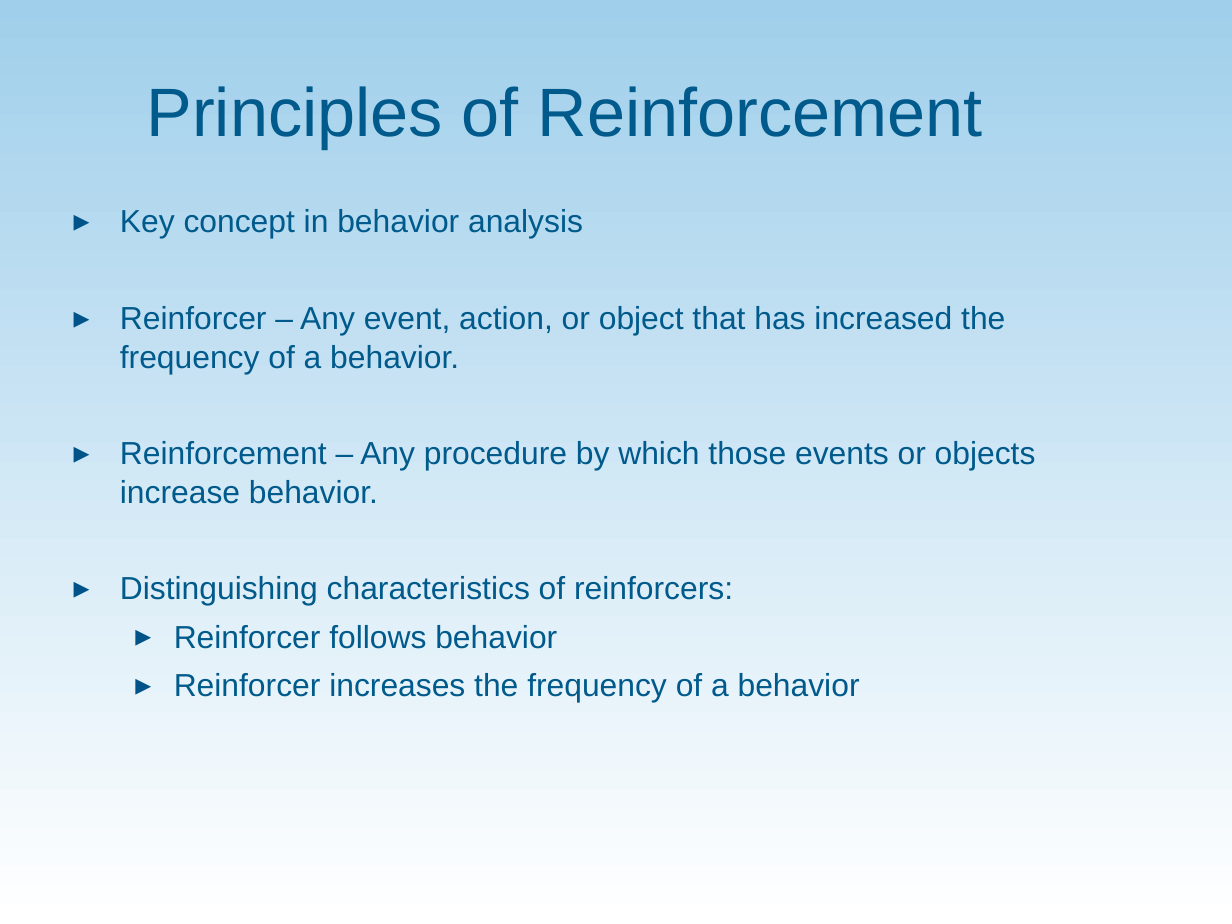
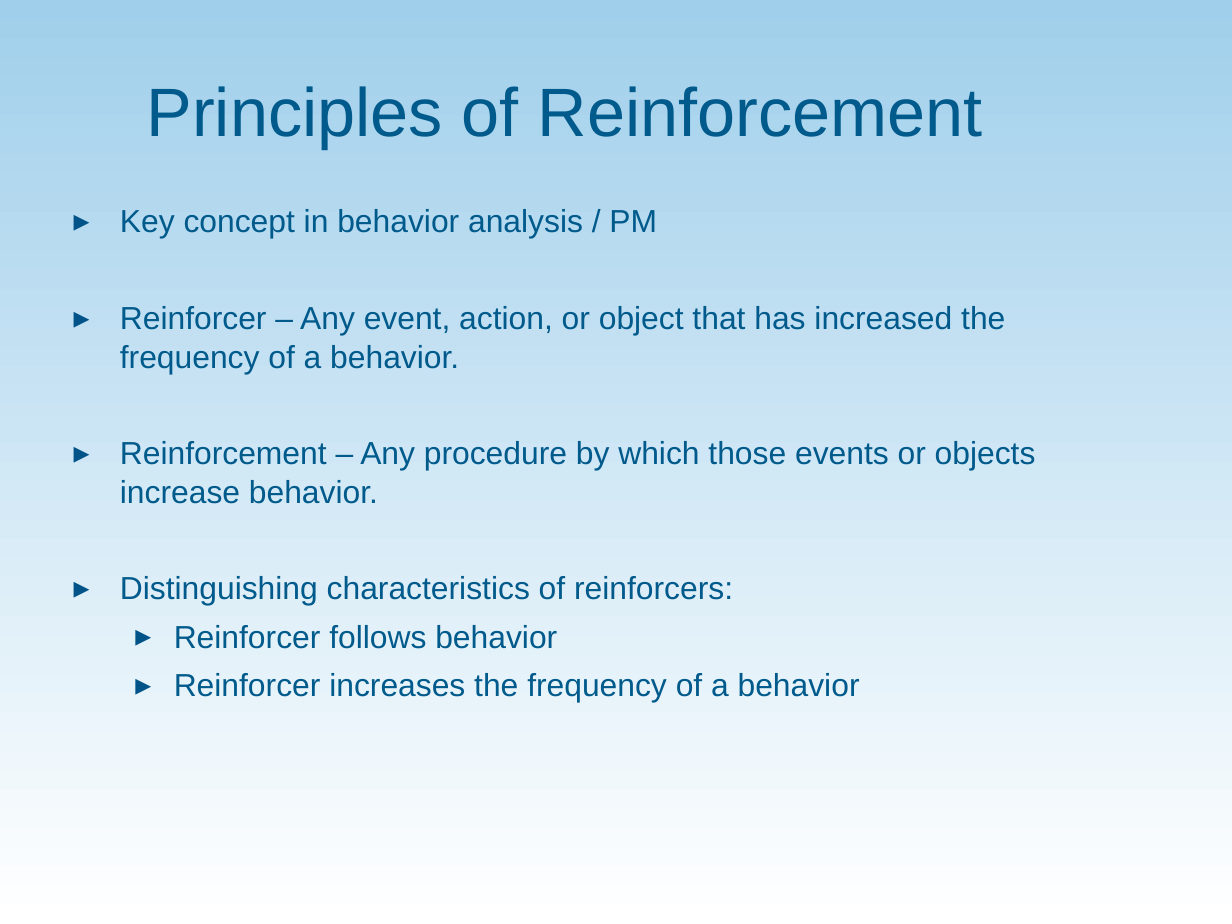
Before and after one commit to communityinclusion/vrsummit.org, a slide deck: slide 21 of assets/PP_Performance_Management_Behavioral_Perspective.ppt (slide 14 before the commit). Drawn at 1232x924 pixels with LibreOffice and Linux fonts; fonts in the diff are those of the drawing; background and template pictures are left out. Boxes give left, top, right and bottom in pixels: in the first picture for what was removed or moved away, otherwise in the second. Text is boxed around its words. In the diff, an @@ line names an element or a change of style, - is before the commit and + after.

```diff
--- a/assets/PP_Performance_Management_Behavioral_Perspective.ppt
+++ b/assets/PP_Performance_Management_Behavioral_Perspective.ppt
@@ text at bbox=[120, 209, 657, 239]: text changed @@
-▸ Key concept in behavior analysis
+▸ Key concept in behavior analysis / PM
```
Also in this commit, not shown: 12 other slides changed, 7 slides added.
